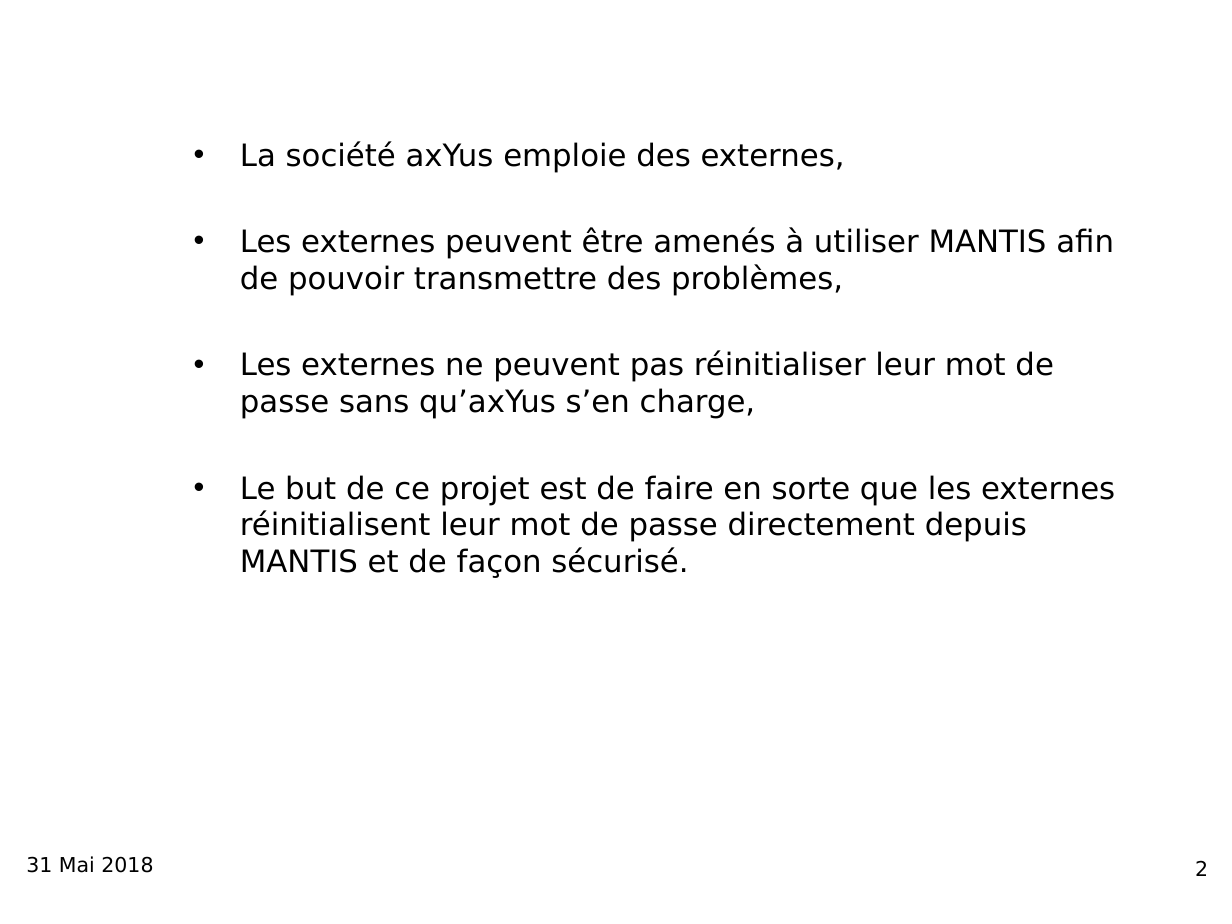
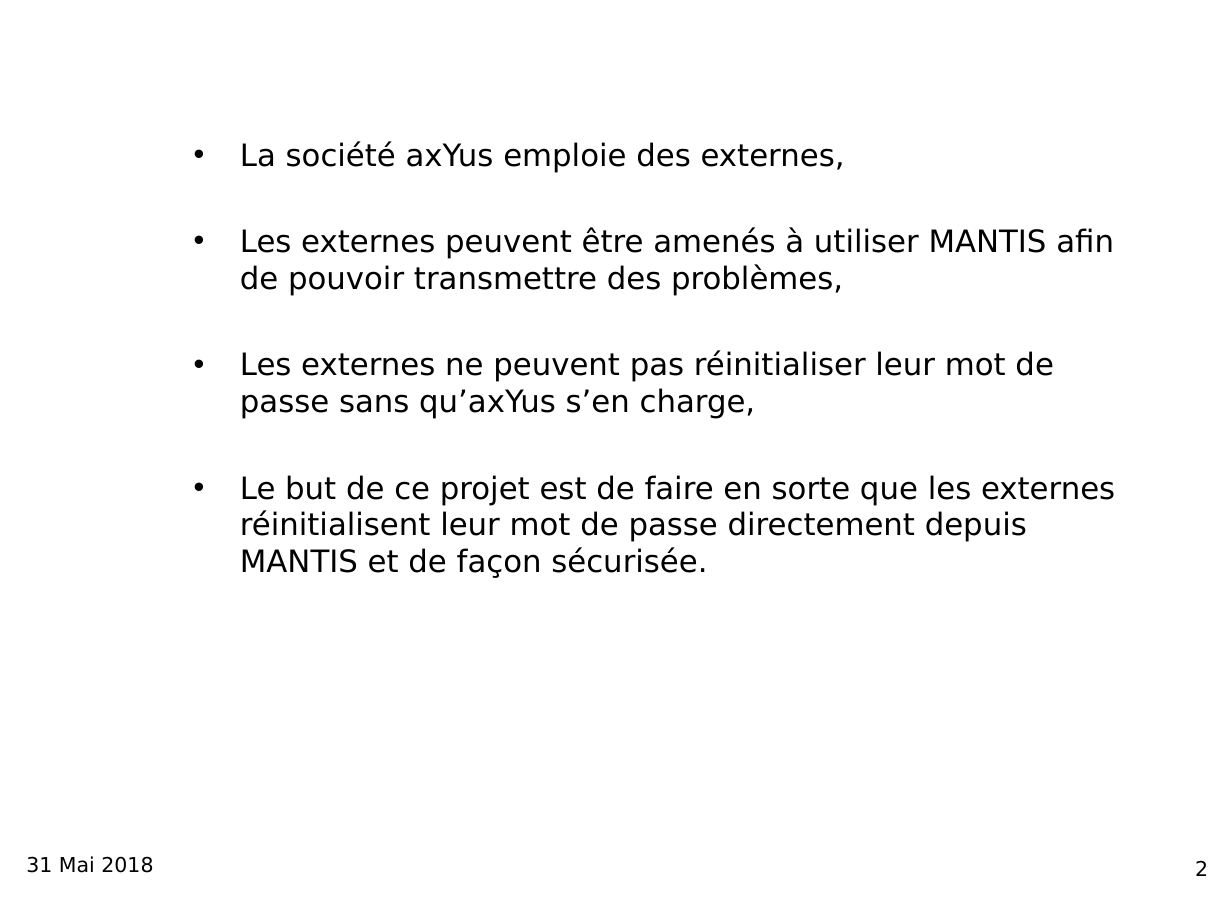
Before and after one commit to NicolasSIO/Stage, a slide deck: slide 2 of Page de modification de mot de passe MANTIS v2 - Copie.pptx. Drawn at 1232x924 pixels with LibreOffice and Linux fonts; fonts in the diff are those of the drawing; background and template pictures are left out. Boxes give left, top, right and bottom in pixels: in the first picture for what was removed or moved away, otherwise in the second. Text is boxed around its words. In the diff, an @@ line names an element or a change of style, - is before the commit and + after.

```diff
--- a/Page de modification de mot de passe MANTIS v2 - Copie.pptx
+++ b/Page de modification de mot de passe MANTIS v2 - Copie.pptx
@@ text at [240, 475, 1115, 578]: text changed @@
-• Le but de ce projet est de faire en sorte que les externes réinitialisent leur mot de passe directement depuis MANTIS et de façon sécurisé.
+• Le but de ce projet est de faire en sorte que les externes réinitialisent leur mot de passe directement depuis MANTIS et de façon sécurisée.
```
Also in this commit, not shown: 3 other slides changed, 8 other files.
